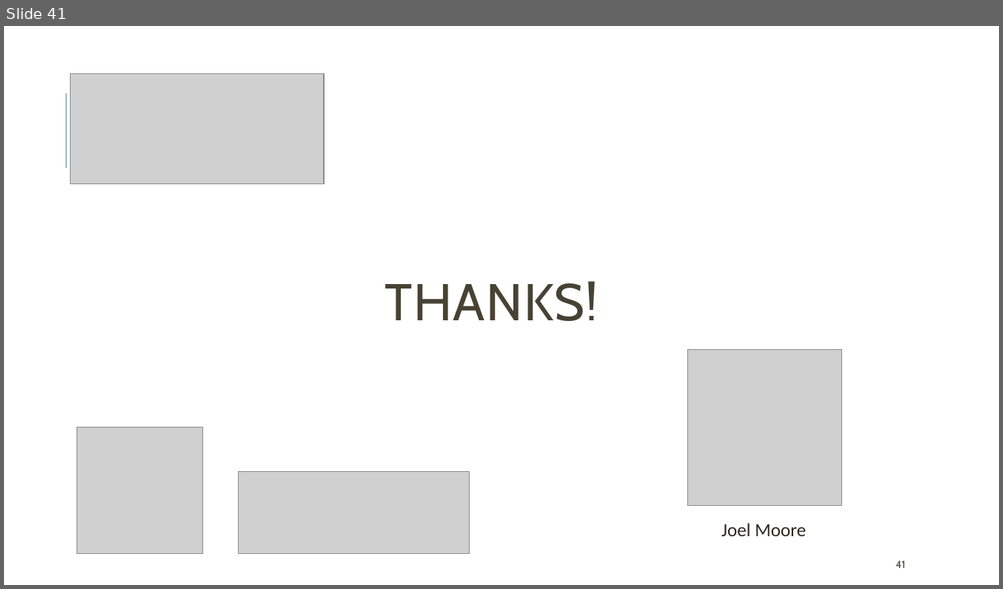
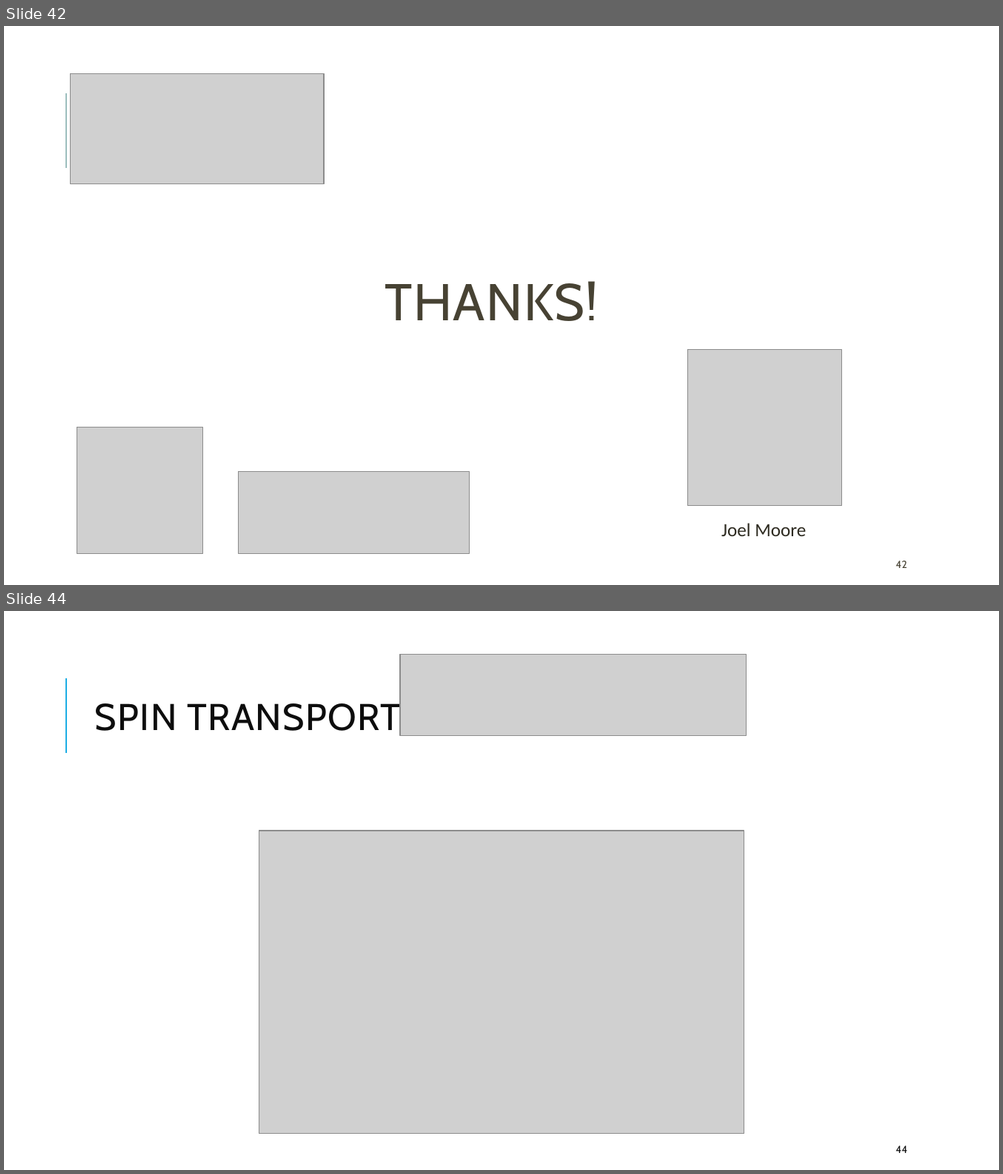
Before and after one commit to kwang0/KPZ-Project, a slide deck: Qualifying Exam Presentation.pptx. Shown one above the other, each under a label of ours: slide 41 before the commit, slides 42 and 44 after it; the slides between them are not shown. The pictures are 1003x589 and 1003x1174 pixels, drawn with LibreOffice and Linux fonts; fonts in the diff are those of the drawing; grey boxes stand for pictures. Boxes give left, top, right and bottom in pixels: in the first picture for what was removed or moved away, otherwise in the second. Text is boxed around its words. In the diff, an @@ line names an element or a change of style, - is before the commit and + after.

```diff
--- a/Qualifying Exam Presentation.pptx
+++ b/Qualifying Exam Presentation.pptx
@@ slide 44 added at box(4, 611, 999, 1170), background #FFFFFF @@
@@ picture added at box(400, 654, 746, 735) @@
@@ line added from (66, 753) to (66, 678), #1CADE4 1.5 pt @@
@@ title added at box(95, 699, 401, 736), 36 pt, text #0D0D0D @@
+SPIN TRANSPORT
@@ picture added at box(259, 831, 744, 1134) @@
@@ page number added at box(896, 1146, 908, 1153), 10 pt, text #0D0D0D @@
+44
@@ what was slide 41 is now slide 42 @@
@@ page number at box(896, 561, 907, 568): text changed @@
-41
+42
```
Also in this commit, not shown: 3 other slides added, 5 other files.
